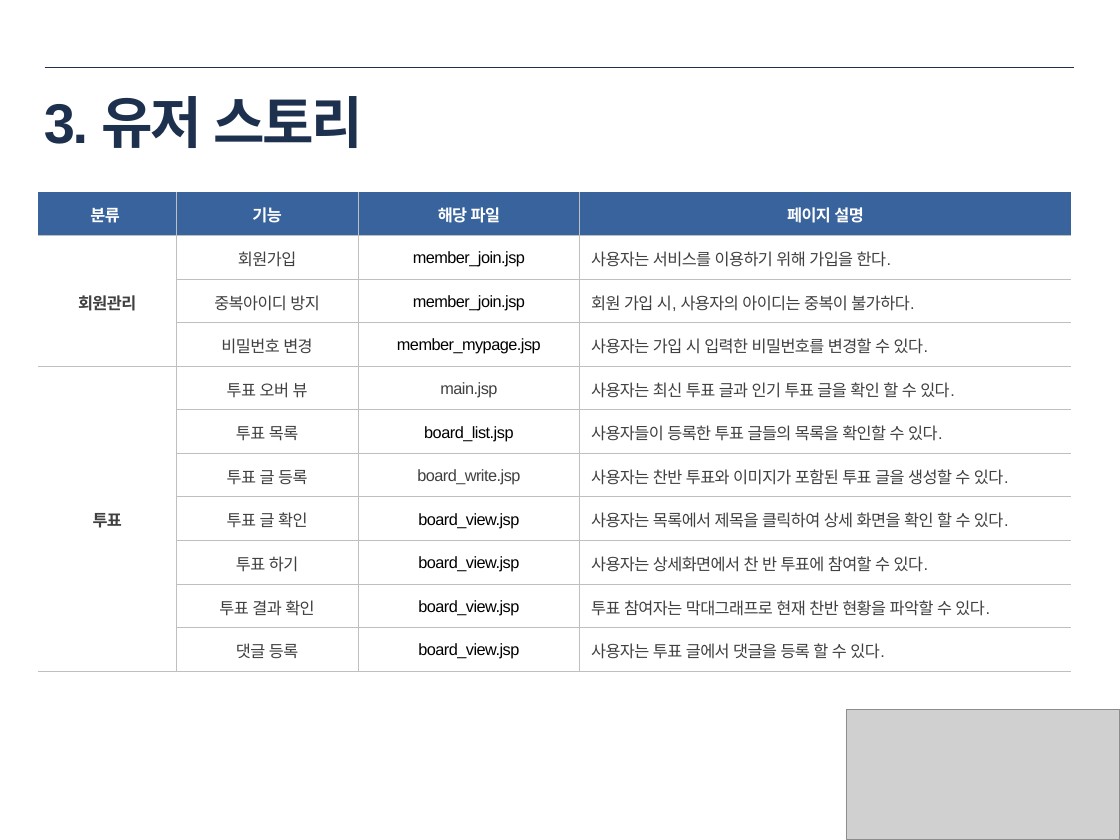
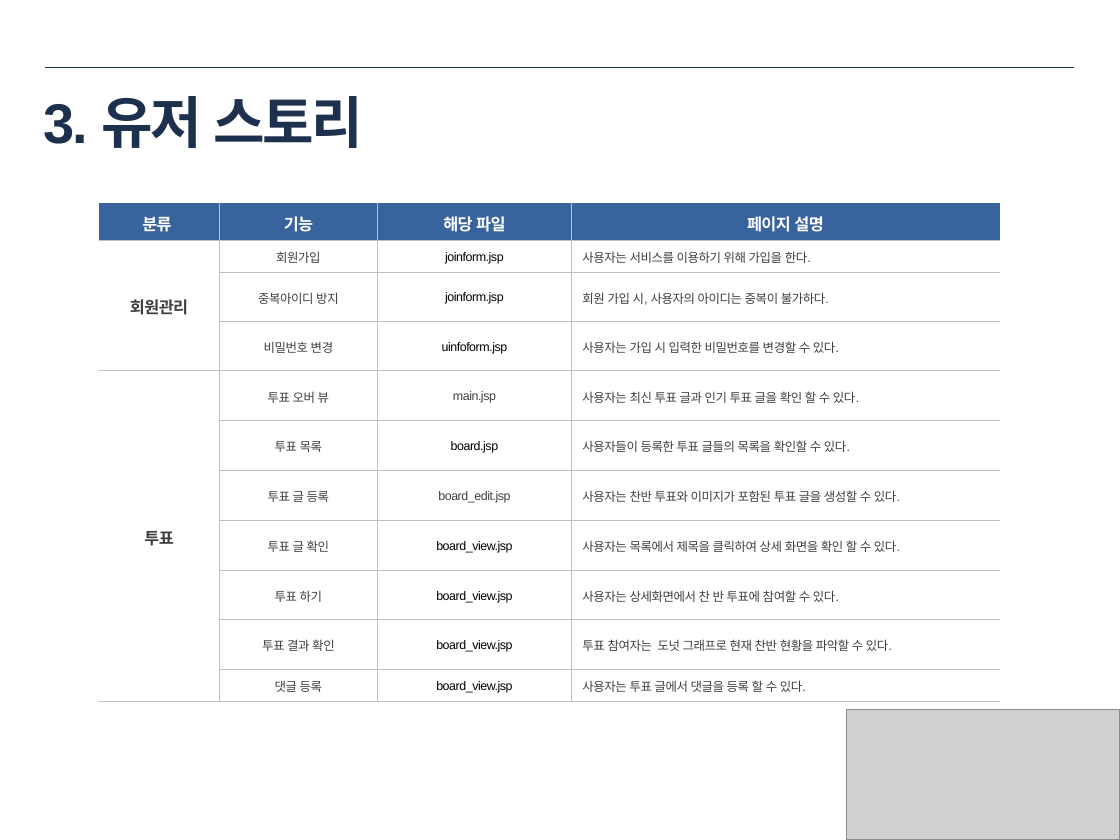
Before and after one commit to icto55-2-juree/WoojuProject, a slide deck: slide 5 of documents/Icto55_2_project(석주리, 최우).pptx. Drawn at 1120x840 pixels with LibreOffice and Linux fonts; fonts in the diff are those of the drawing; grey boxes stand for pictures. Boxes give left, top, right and bottom in pixels: in the first picture for what was removed or moved away, otherwise in the second. Text is boxed around its words. In the diff, an @@ line names an element or a change of style, - is before the commit and + after.

```diff
--- a/documents/Icto55_2_project(석주리, 최우).pptx
+++ b/documents/Icto55_2_project(석주리, 최우).pptx
@@ table at [99,204,1000,701] @@
-row 2, column 3: member_join.jsp
+row 2, column 3: joinform.jsp
-row 3, column 3: member_join.jsp
+row 3, column 3: joinform.jsp
-row 4, column 3: member_mypage.jsp
+row 4, column 3: uinfoform.jsp
-row 6, column 3: board_list.jsp
+row 6, column 3: board.jsp
-row 7, column 3: board_write.jsp
+row 7, column 3: board_edit.jsp
-row 10, column 4: 투표 참여자는 막대그래프로 현재 찬반 현황을 파악할 수 있다.
+row 10, column 4: 투표 참여자는 도넛 그래프로 현재 찬반 현황을 파악할 수 있다.
@@ size 10.5 to 8 pt in "회원가입", "사용자는 서비스를 이용하기 위해 가입을 한다.", "중복아이디 방지", "회원 가입 시, 사용자의 아이디는 중복이 불가하다." and 20 more places @@
@@ table: place and size @@
-table at [38,192,1072,671]
+table at [99,204,1000,701]
```
Also in this commit, not shown: 7 other slides changed, 13 slides added, 1 slide removed, 2 other files.
